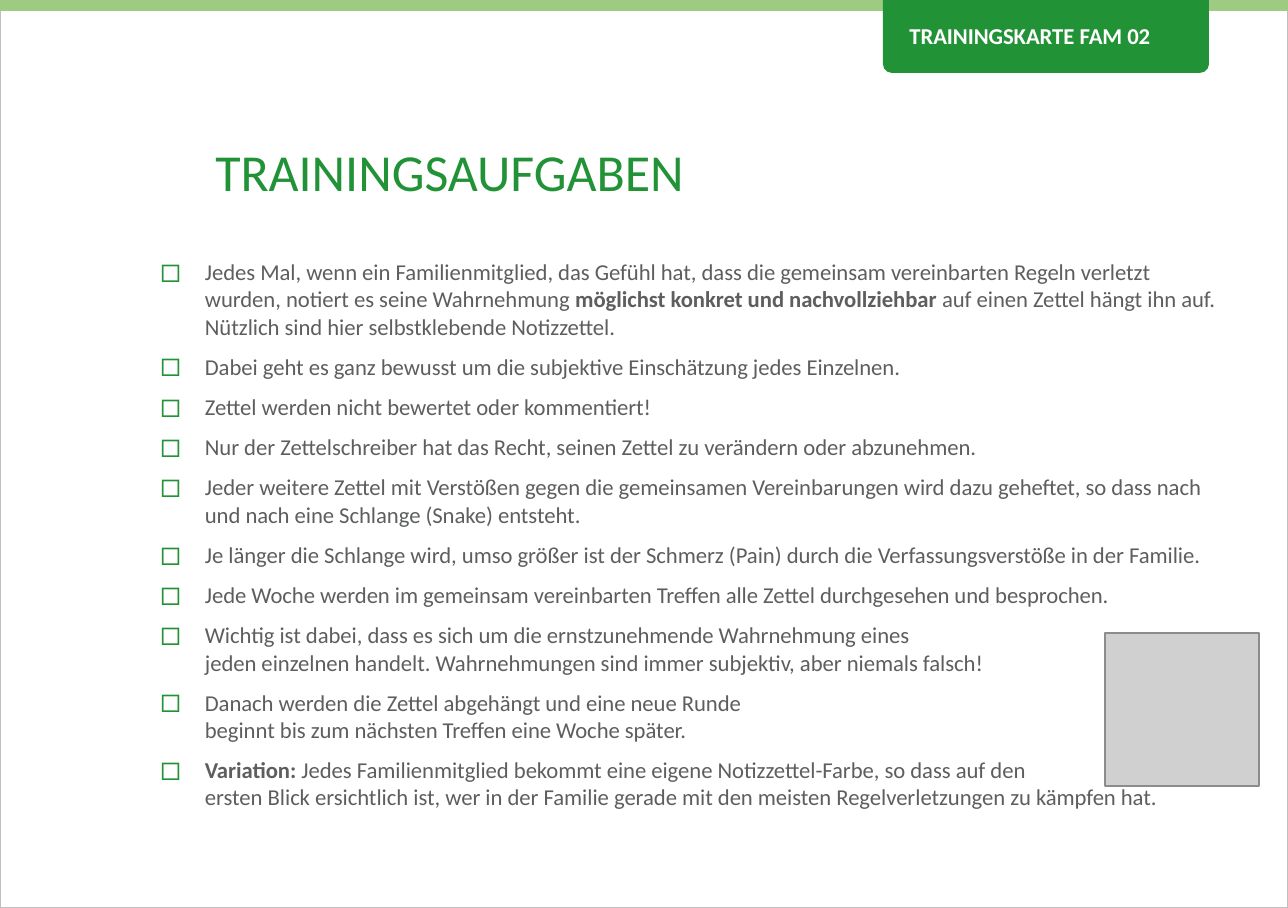
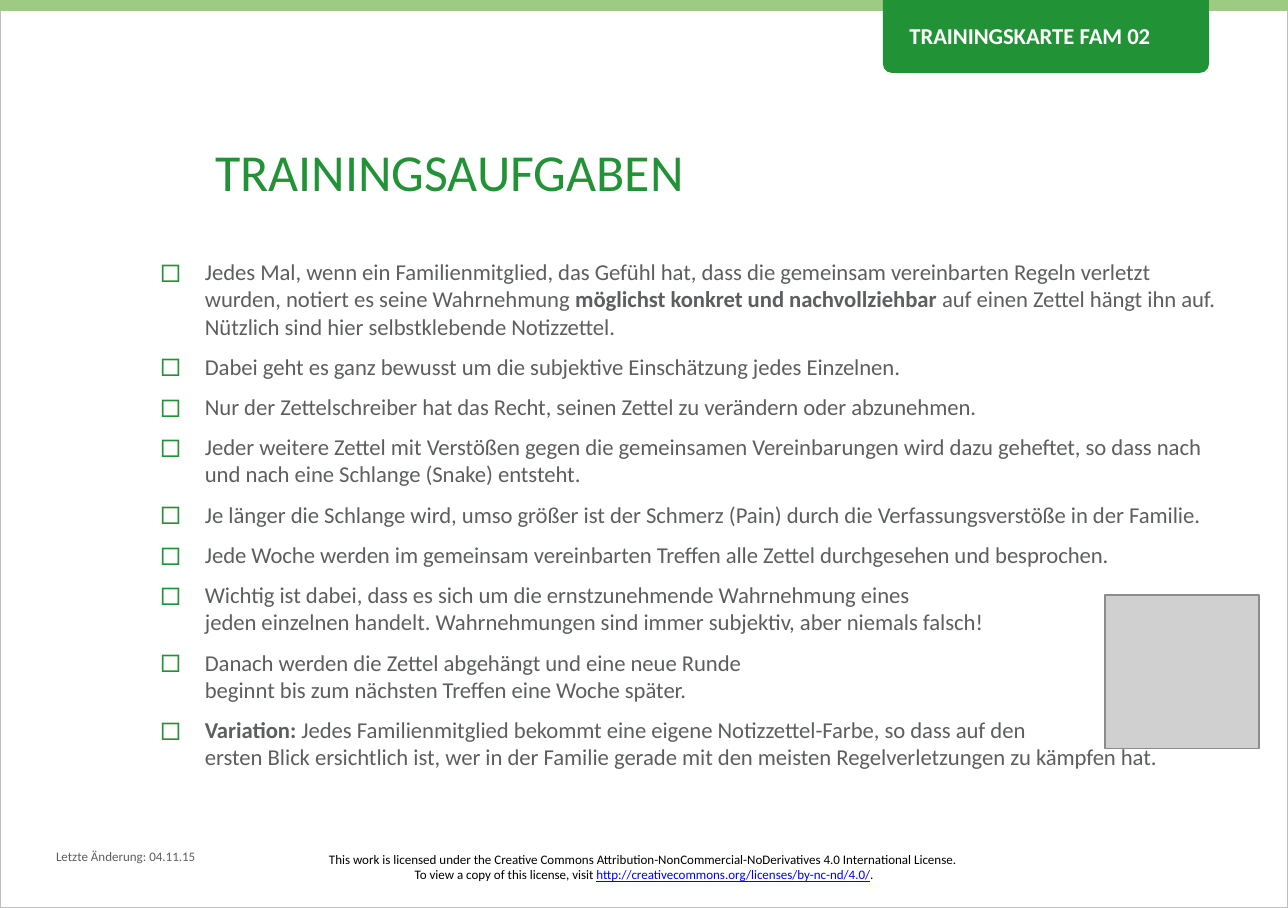
Before and after one commit to Teamtool/training-materials, a slide deck: slide 2 of training-cards/emotional erwachsen/Family (FAM)/ger/apprentice/ger_FAM_02_Pain_Snake_EE_A.pptx. Drawn at 1288x908 pixels with LibreOffice and Linux fonts; fonts in the diff are those of the drawing; grey boxes stand for pictures; background and template pictures are left out. Boxes give left, top, right and bottom in pixels: in the first picture for what was removed or moved away, otherwise in the second. Text is boxed around its words. In the diff, an @@ line names an element or a change of style, - is before the commit and + after.

```diff
--- a/training-cards/emotional erwachsen/Family (FAM)/ger/apprentice/ger_FAM_02_Pain_Snake_EE_A.pptx
+++ b/training-cards/emotional erwachsen/Family (FAM)/ger/apprentice/ger_FAM_02_Pain_Snake_EE_A.pptx
@@ text at (205,264,1215,769): paragraph removed @@
-◻ Zettel werden nicht bewertet oder kommentiert!
@@ picture: place and size @@
-picture at (1106,632,1260,787)
+picture at (1106,595,1260,749)
@@ text added at (56,850,195,863), 6 pt, text #5D5E5F @@
+Letzte Änderung: 04.11.15
@@ text added at (329,855,956,882), 6 pt, text #000000 @@
+This work is licensed under the Creative Commons Attribution-NonCommercial-NoDerivatives 4.0 International License.
+To view a copy of this license, visit http://creativecommons.org/licenses/by-nc-nd/4.0/.
```
Also in this commit, not shown: 1 other slide changed, 1 other file.
